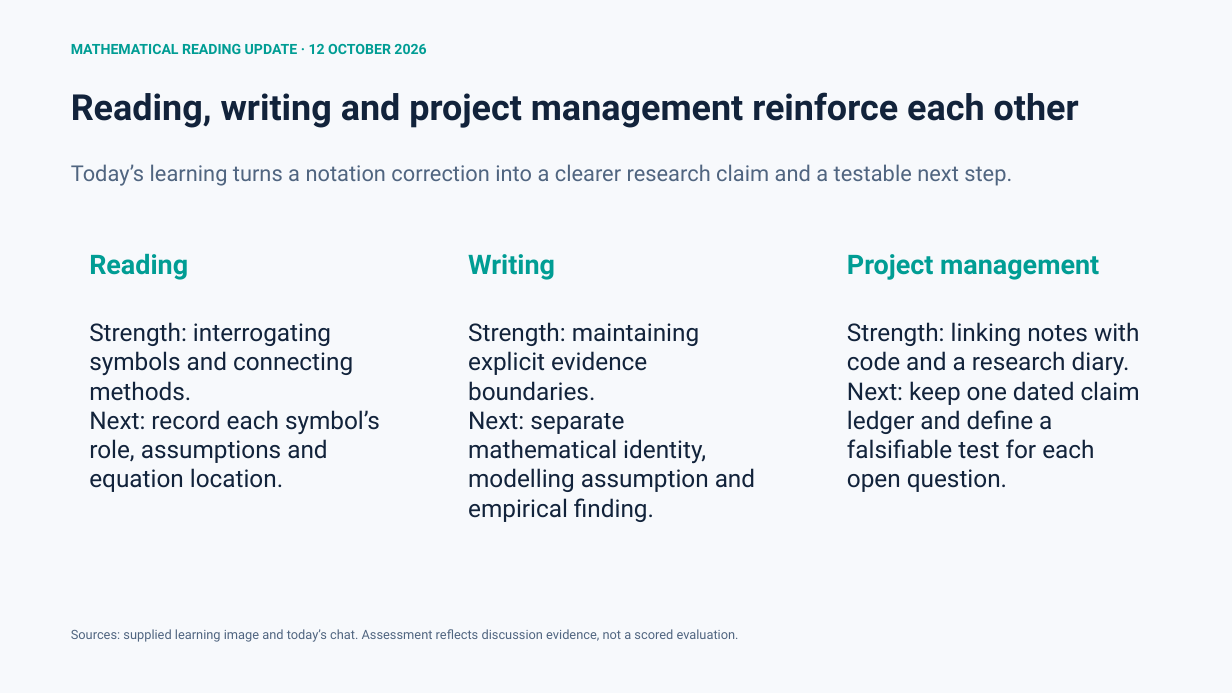
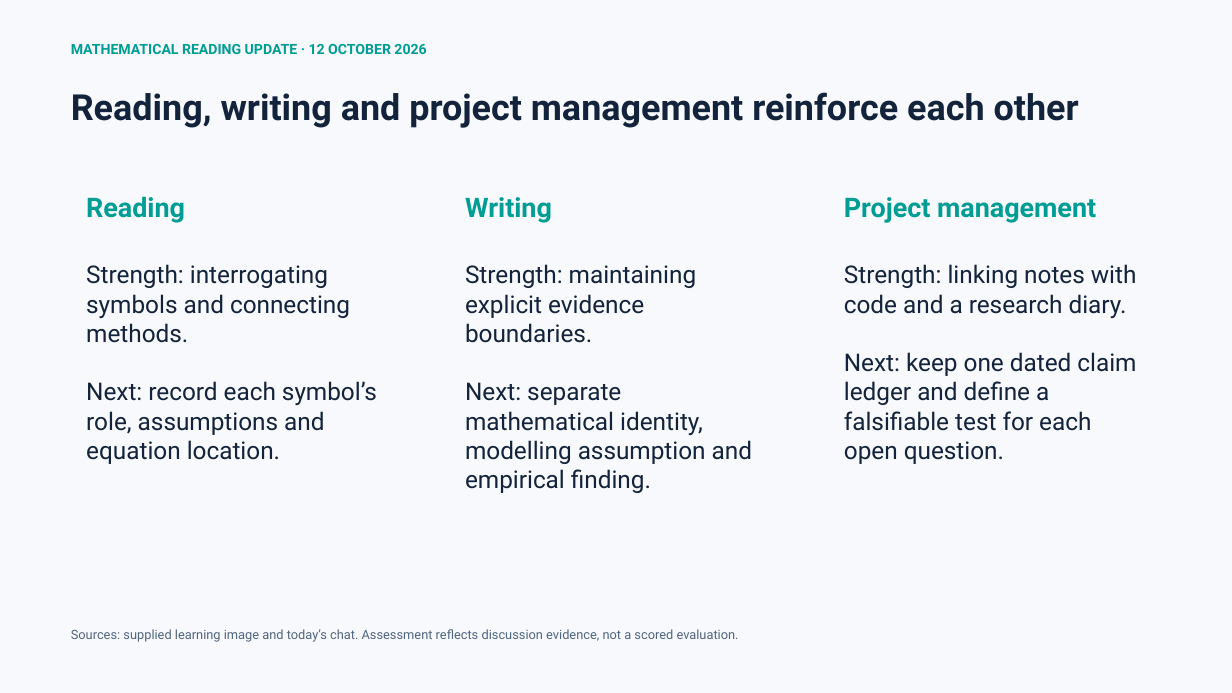
Before and after one commit to hlin863/ewma_covariate_shift_demo, a slide deck: slide 54 of presentations/EWMA_Covariate_Shift_Progress_Review_Haocheng_Lin.pptx. Drawn at 1232x693 pixels with LibreOffice and Linux fonts; fonts in the diff are those of the drawing. Boxes give left, top, right and bottom in pixels: in the first picture for what was removed or moved away, otherwise in the second. Text is boxed around its words. In the diff, an @@ line names an element or a change of style, - is before the commit and + after.

```diff
--- a/presentations/EWMA_Covariate_Shift_Progress_Review_Haocheng_Lin.pptx
+++ b/presentations/EWMA_Covariate_Shift_Progress_Review_Haocheng_Lin.pptx
@@ text removed at bbox=[71, 164, 1012, 186] @@
-Today’s learning turns a notation correction into a clearer research claim and a testable next step.
@@ 4 texts: place and size @@
-4 texts at bbox=[89, 253, 1099, 522]
+4 texts at bbox=[86, 196, 1096, 493]
@@ text "Strength: interrogating symbols and connecting ..." rewrapped from bbox=[89, 322, 380, 492] to bbox=[86, 264, 377, 464] @@
@@ text "Strength: linking notes with code ..." rewrapped from bbox=[847, 322, 1140, 492] to bbox=[844, 264, 1137, 464] @@
```
Also in this commit, not shown: 1 other slide changed, 1 slide removed.
